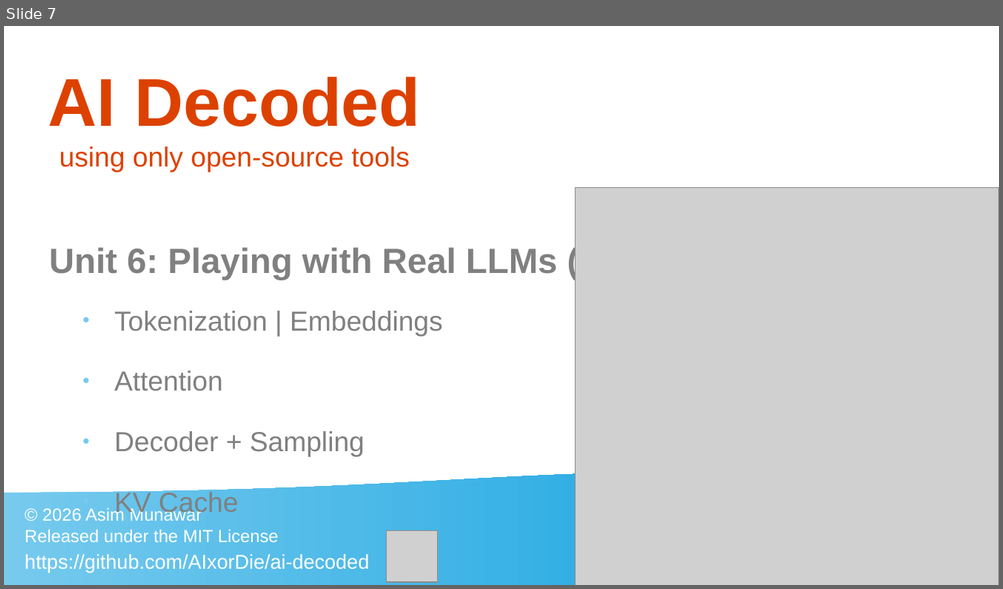
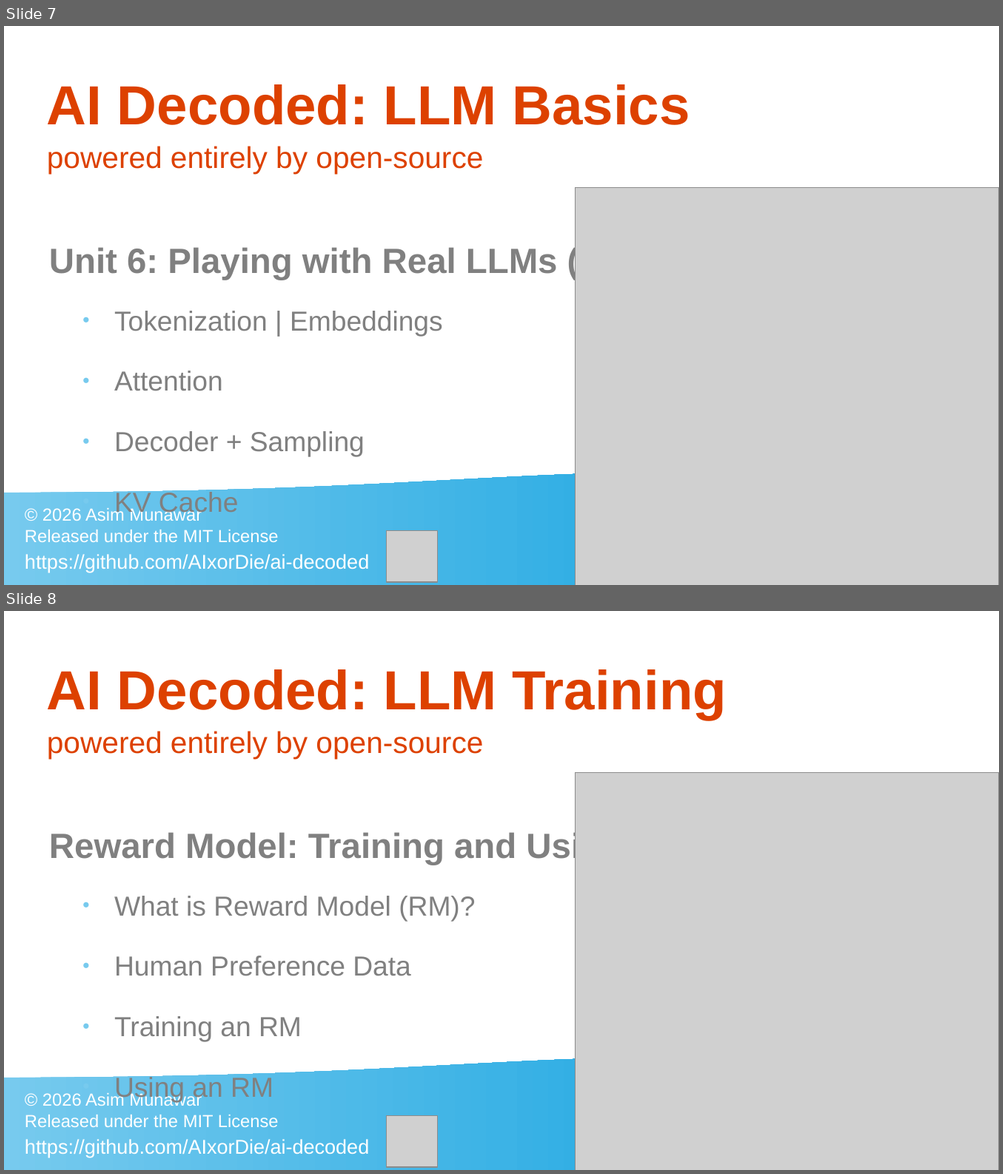
Before and after one commit to AIxorDie/ai-decoded, a slide deck: helping_materials/Thumbnails.odp. Shown one above the other, each under a label of ours: slide 7 before the commit, slides 7 and 8 after it. The pictures are 1003x589 and 1003x1174 pixels, drawn with LibreOffice and Linux fonts; fonts in the diff are those of the drawing; grey boxes stand for pictures. Boxes give left, top, right and bottom in pixels: in the first picture for what was removed or moved away, otherwise in the second. Text is boxed around its words. In the diff, an @@ line names an element or a change of style, - is before the commit and + after.

```diff
--- a/helping_materials/Thumbnails.odp
+++ b/helping_materials/Thumbnails.odp
@@ slide 8 added at [4, 611, 999, 1170], background #FFFFFF; not listed: 1 template element that a slide beside it also shows @@
@@ title added at [47, 669, 726, 758], 24 pt, text #DD4100 @@
+AI Decoded: LLM Training
+powered entirely by open-source
@@ picture added at [575, 772, 999, 1170] @@
@@ title added at [49, 831, 623, 866], 28 pt, text #808080, bold @@
+Reward Model: Training and Using
@@ text added at [114, 896, 475, 1102], 22 pt, text #808080 @@
+● What is Reward Model (RM)?
+● Human Preference Data
+● Training an RM
+● Using an RM
@@ text added at [25, 1092, 279, 1128], 14 pt, text #FFFFFF @@
+© 2026 Asim Munawar
+Released under the MIT License
@@ picture added at [387, 1116, 438, 1167] @@
@@ text added at [25, 1139, 369, 1158], 16 pt, text #FFFFFF @@
+https://github.com/AIxorDie/ai-decoded
@@ slide 7 changed as well @@
@@ title at [47, 84, 689, 173]: text changed; size 22 to 24 pt @@
-AI Decoded
-using only open-source tools
+AI Decoded: LLM Basics
+powered entirely by open-source
```
Also in this commit, not shown: 6 other slides changed, 3 other slides added, 9 other files.
